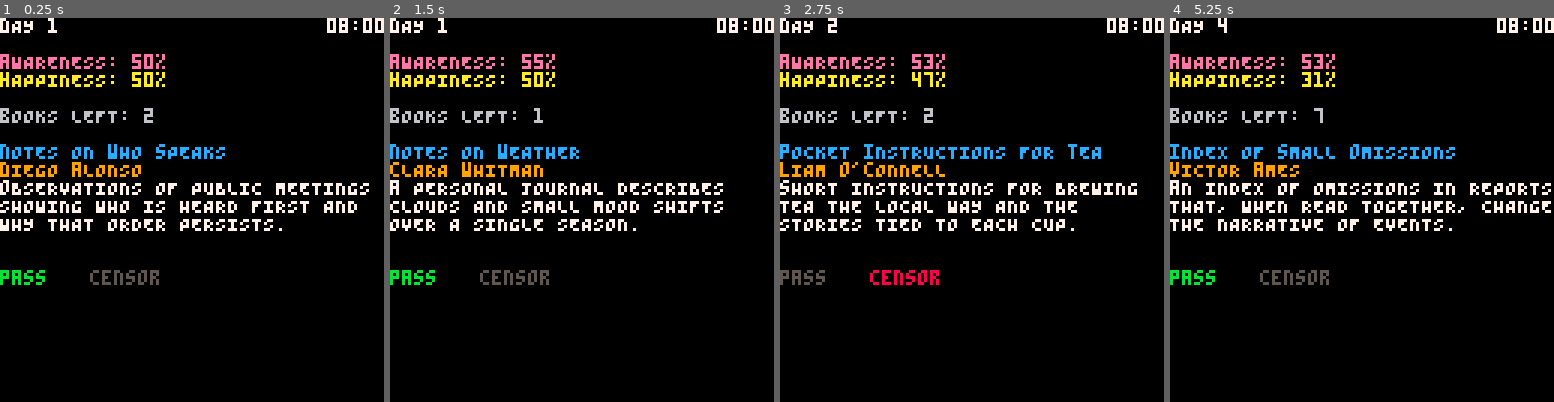
Above: before the commit, frames 1-4 (left to right).
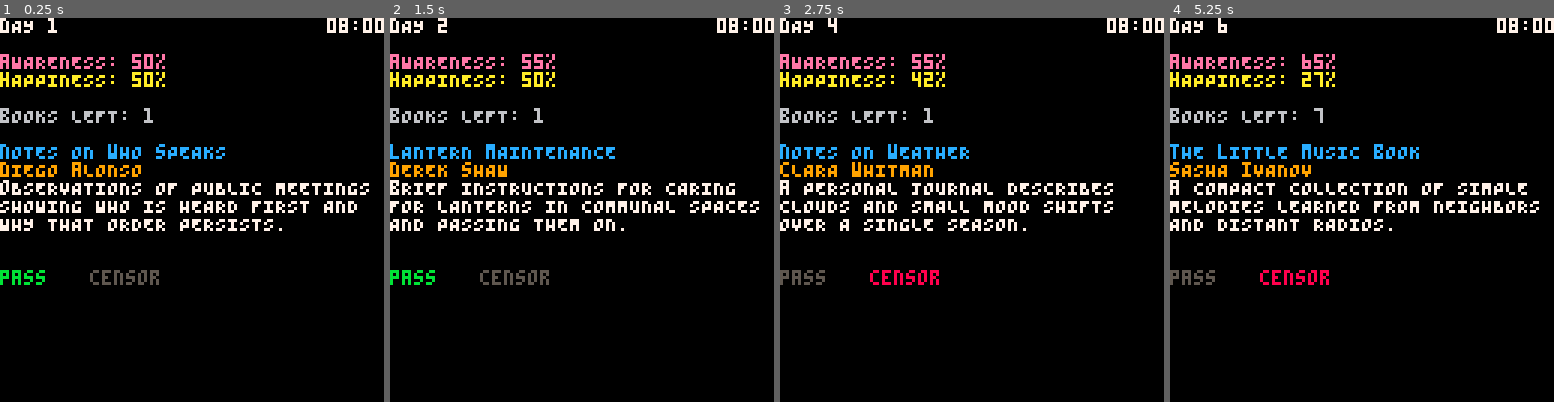
Above: after the commit, the same moments.

Repository: marco-vidali/dont_read_that_book
Game: PICO-8 cartridge dont_read_that_book.p8
Same seed, same stepped clock (60 frames per second), same inputs: the game is played once before the commit and once after it.
Inputs:
- Up to frame 1 (0.25 s): no input
- Up to frame 2 (1.5 s): tap O (Z key) at 0.7 s
- Up to frame 3 (2.75 s): hold Right 1.6-2.1 s; tap O (Z key) at 1.7, 2.1, 2.5 s; hold Right from 2.47 s (still down)
- Up to frame 4 (5.25 s): tap O (Z key) every 0.4 s from 2.9 to 4.9 s; release Right at 3.03 s; hold Left 3.08-3.58 s; hold Right 4.02-4.68 s; hold Left from 5.08 s (still down)

The runs differ from the first frame. In frame 1, less than 0.1% of the frame differs, in the area x 37-40%, y 23-27%; in frame 2, 3.8%; in frame 3, 4.4%; in frame 4, 5.2%, in the area x 0-100%, y 0-70%.

Commit message:
Change books num formula

Diff:
--- a/scripts/show_book.lua
+++ b/scripts/show_book.lua
@@ -8,7 +8,7 @@
     minutes = "00"
     start_timer = time()
 
-    books_num = flr(rnd(day * 2)) + 1
+    books_num = flr(rnd(day ^ 1.2)) + 1
 
     book = rnd(books)
     choice = 1
